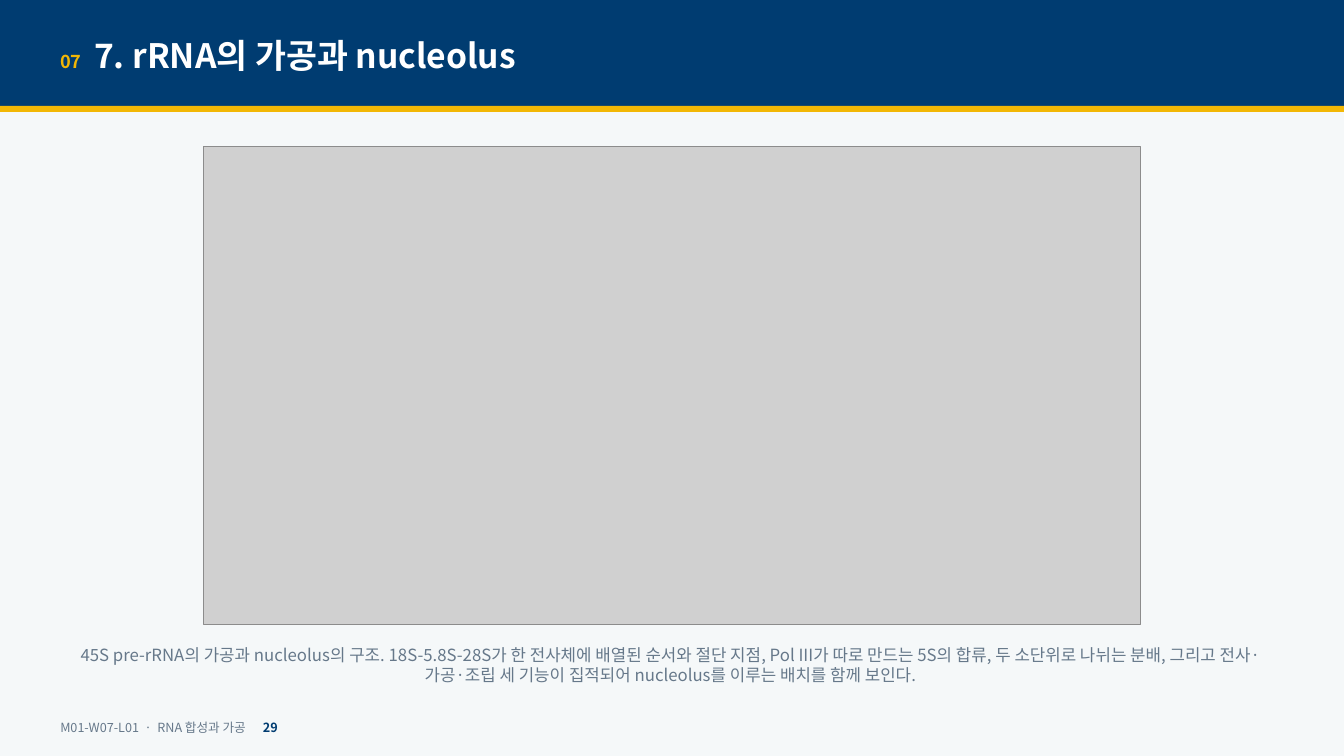
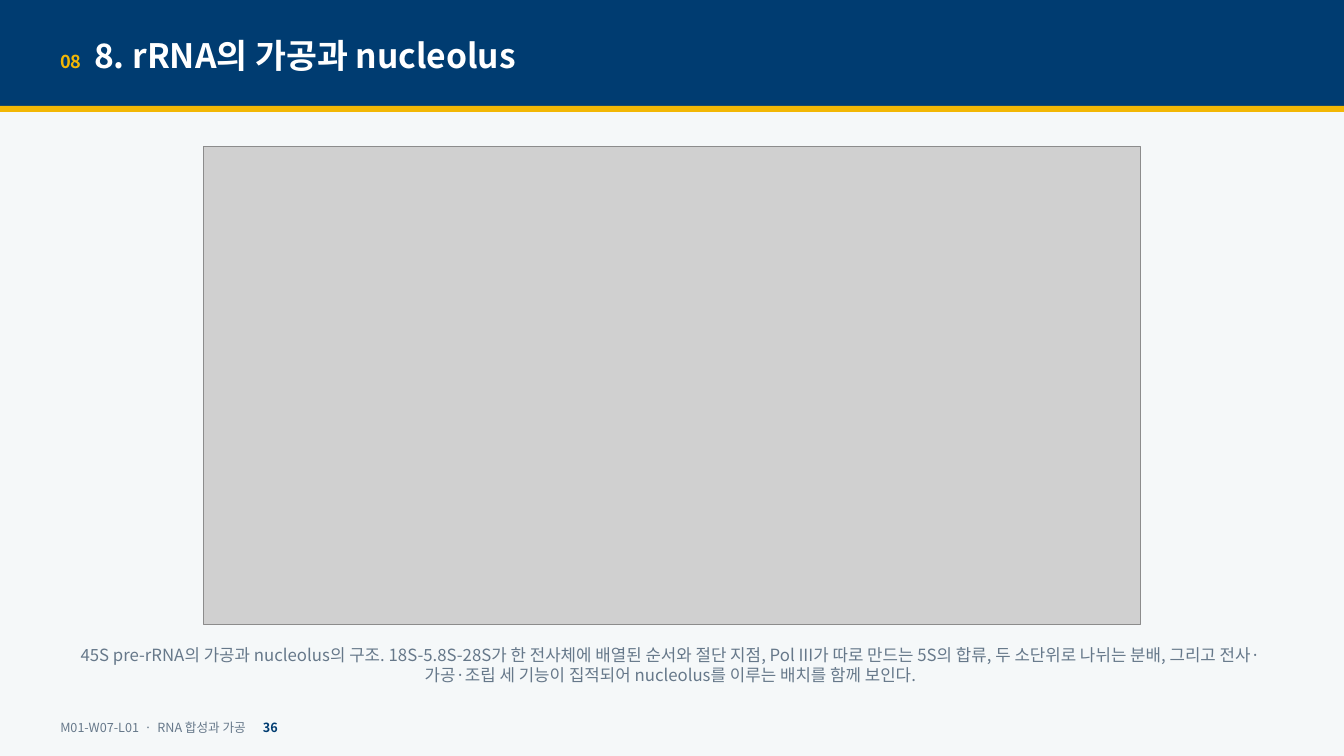
Before and after one commit to hoperiasd2/hoperiasd2.github.io, a slide deck: slide 36 of curriculum/M01/W07/L01/slides.pptx (slide 29 before the commit). Drawn at 1344x756 pixels with LibreOffice and Linux fonts; fonts in the diff are those of the drawing; grey boxes stand for pictures. Boxes give left, top, right and bottom in pixels: in the first picture for what was removed or moved away, otherwise in the second. Text is boxed around its words. In the diff, an @@ line names an element or a change of style, - is before the commit and + after.

```diff
--- a/curriculum/M01/W07/L01/slides.pptx
+++ b/curriculum/M01/W07/L01/slides.pptx
@@ text at (x1=60, y1=39, x2=516, y2=71): text changed @@
-07 7. rRNA의 가공과 nucleolus
+08 8. rRNA의 가공과 nucleolus
@@ text at (x1=60, y1=721, x2=278, y2=733): text changed @@
-M01-W07-L01 · RNA 합성과 가공 29
+M01-W07-L01 · RNA 합성과 가공 36
```
Also in this commit, not shown: 48 other slides changed, 7 slides added, 7 other files.
